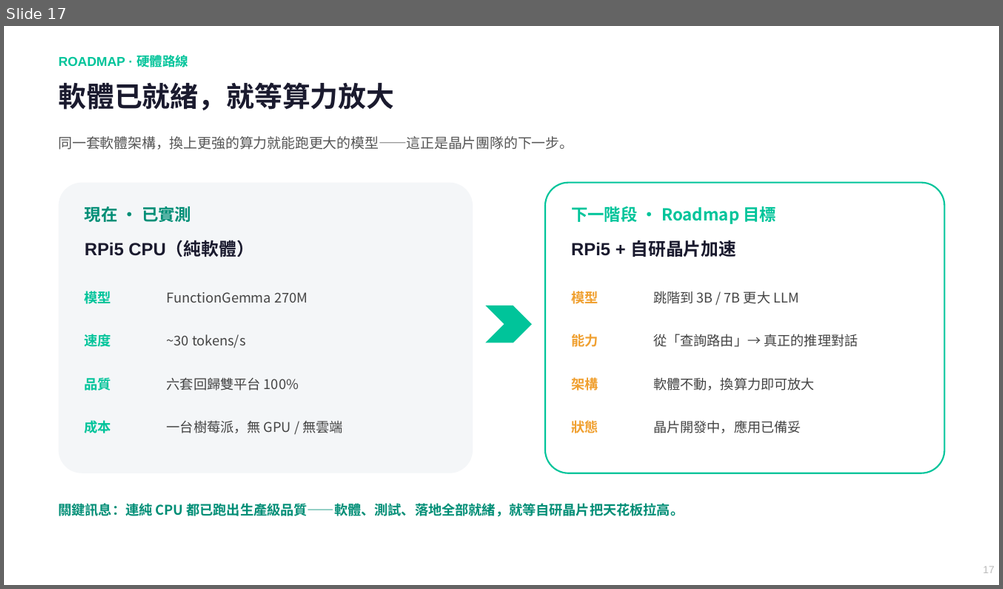
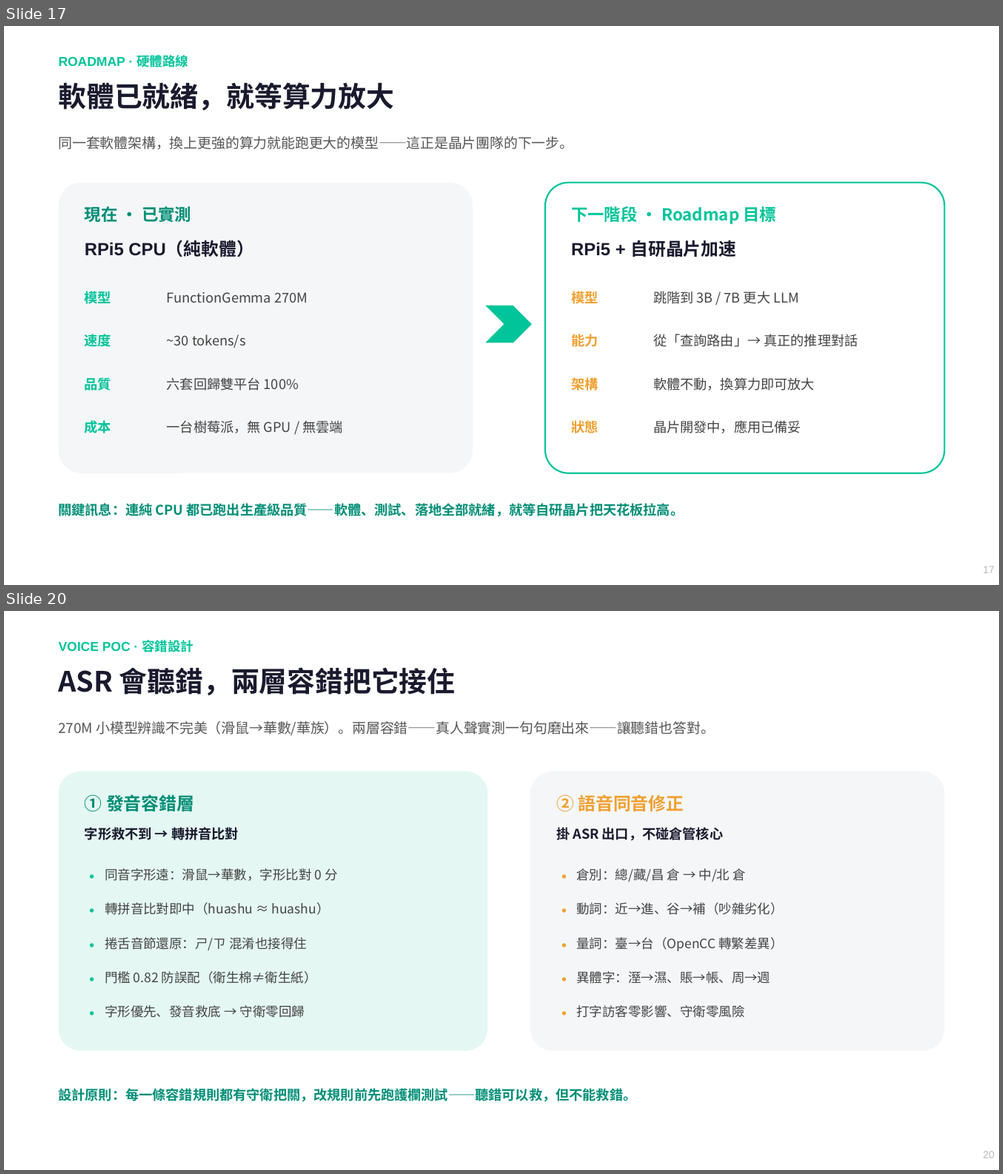
Before and after one commit to chunyen627-afk/warehouse-v2-agent, a slide deck: 倉管Agent_專案簡報.pptx. Shown one above the other, each under a label of ours: slide 17 before the commit, slides 17 and 20 after it; the slides between them are not shown. The pictures are 1003x589 and 1003x1174 pixels, drawn with LibreOffice and Linux fonts; fonts in the diff are those of the drawing. Boxes give left, top, right and bottom in pixels: in the first picture for what was removed or moved away, otherwise in the second. Text is boxed around its words. In the diff, an @@ line names an element or a change of style, - is before the commit and + after.

```diff
--- a/倉管Agent_專案簡報.pptx
+++ b/倉管Agent_專案簡報.pptx
@@ slide 20 added at (4,611,999,1170), background #FFFFFF @@
@@ text added at (59,640,193,652), 12.5 pt, text #00C49A, bold @@
+VOICE POC · 容錯設計
@@ text added at (59,667,455,695), 27 pt, text #1A1A2E, bold @@
+ASR 會聽錯，兩層容錯把它接住
@@ text added at (59,721,714,736), 13.5 pt, text #555555 @@
+270M 小模型辨識不完美（滑鼠→華數/華族）。兩層容錯——真人聲實測一句句磨出來——讓聽錯也答對。
@@ rounded rectangle added at (59,772,487,1051), fill #E4F7F2 @@
@@ rounded rectangle added at (530,772,944,1051), fill #F4F6F8 @@
@@ text added at (85,795,194,812), 17 pt, text #008E76, bold @@
+① 發音容錯層
@@ text added at (556,795,683,812), 17 pt, text #F0A030, bold @@
+② 語音同音修正
@@ text added at (85,827,239,840), 13 pt, text #1A1A2E, bold @@
+字形救不到 → 轉拼音比對
@@ text added at (556,827,723,841), 13 pt, text #1A1A2E, bold @@
+掛 ASR 出口，不碰倉管核心
@@ text added at (85,865,107,894), 15 pt, text #00C49A, bold @@
+·
@@ text added at (105,869,338,881), 12.5 pt, text #444444 @@
+同音字形遠：滑鼠→華數，字形比對 0 分
@@ text added at (556,865,578,894), 15 pt, text #F0A030, bold @@
+·
@@ text added at (576,869,745,882), 12.5 pt, text #444444 @@
+倉別：總/藏/昌 倉 → 中/北 倉
@@ text added at (85,899,107,929), 15 pt, text #00C49A, bold @@
+·
@@ text added at (556,899,578,929), 15 pt, text #F0A030, bold @@
+·
@@ text added at (105,903,330,915), 12.5 pt, text #444444 @@
+轉拼音比對即中（huashu ≈ huashu）
@@ text added at (576,903,783,915), 12.5 pt, text #444444 @@
+動詞：近→進、谷→補（吵雜劣化）
@@ text added at (85,934,107,963), 15 pt, text #00C49A, bold @@
+·
@@ text added at (105,937,307,951), 12.5 pt, text #444444 @@
+捲舌音節還原：ㄕ/ㄗ 混淆也接得住
@@ text added at (556,934,578,963), 15 pt, text #F0A030, bold @@
+·
@@ text added at (576,937,782,951), 12.5 pt, text #444444 @@
+量詞：臺→台（OpenCC 轉繁差異）
@@ text added at (85,968,107,997), 15 pt, text #00C49A, bold @@
+·
@@ text added at (105,971,317,984), 12.5 pt, text #444444 @@
+門檻 0.82 防誤配（衛生棉≠衛生紙）
@@ text added at (556,968,578,997), 15 pt, text #F0A030, bold @@
+·
@@ text added at (576,971,770,984), 12.5 pt, text #444444 @@
+異體字：溼→濕、賬→帳、周→週
@@ text added at (85,1002,107,1032), 15 pt, text #00C49A, bold @@
+·
@@ text added at (105,1005,304,1018), 12.5 pt, text #444444 @@
+字形優先、發音救底 → 守衛零回歸
@@ text added at (556,1002,578,1032), 15 pt, text #F0A030, bold @@
+·
@@ text added at (576,1005,744,1018), 12.5 pt, text #444444 @@
+打字訪客零影響、守衛零風險
@@ text added at (59,1088,637,1102), 13 pt, text #008E76, bold @@
+設計原則：每一條容錯規則都有守衛把關，改規則前先跑護欄測試——聽錯可以救，但不能救錯。
@@ text added at (982,1151,994,1159), 10 pt, text #BBBBBB @@
+20
```
Also in this commit, not shown: 4 slides changed, 2 other slides added, 1 other file.
